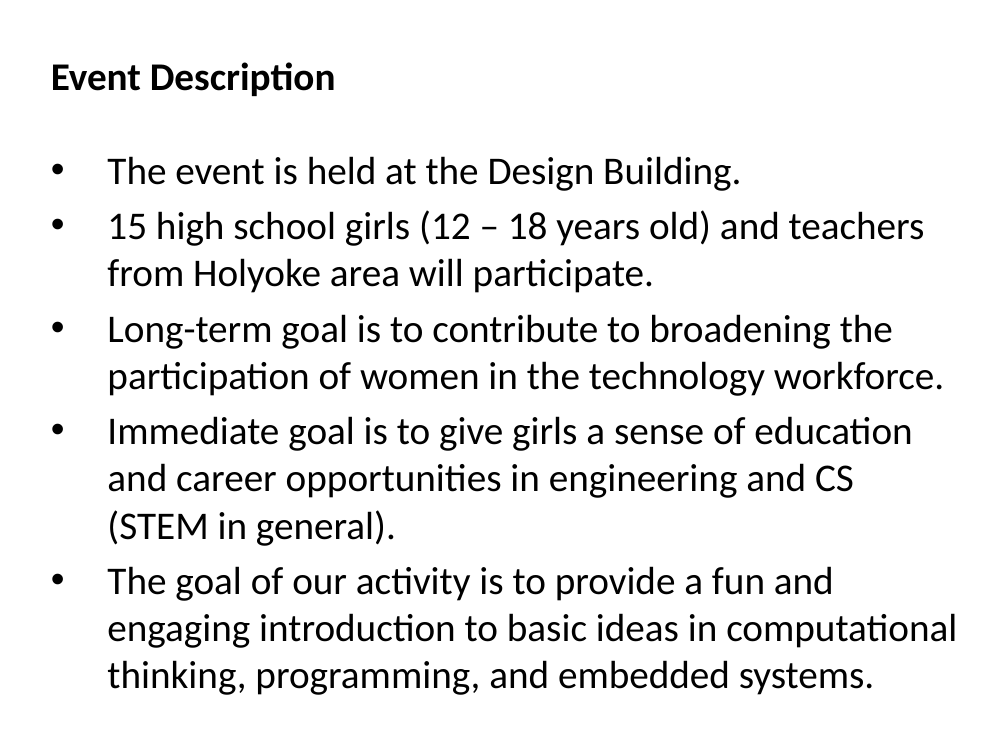
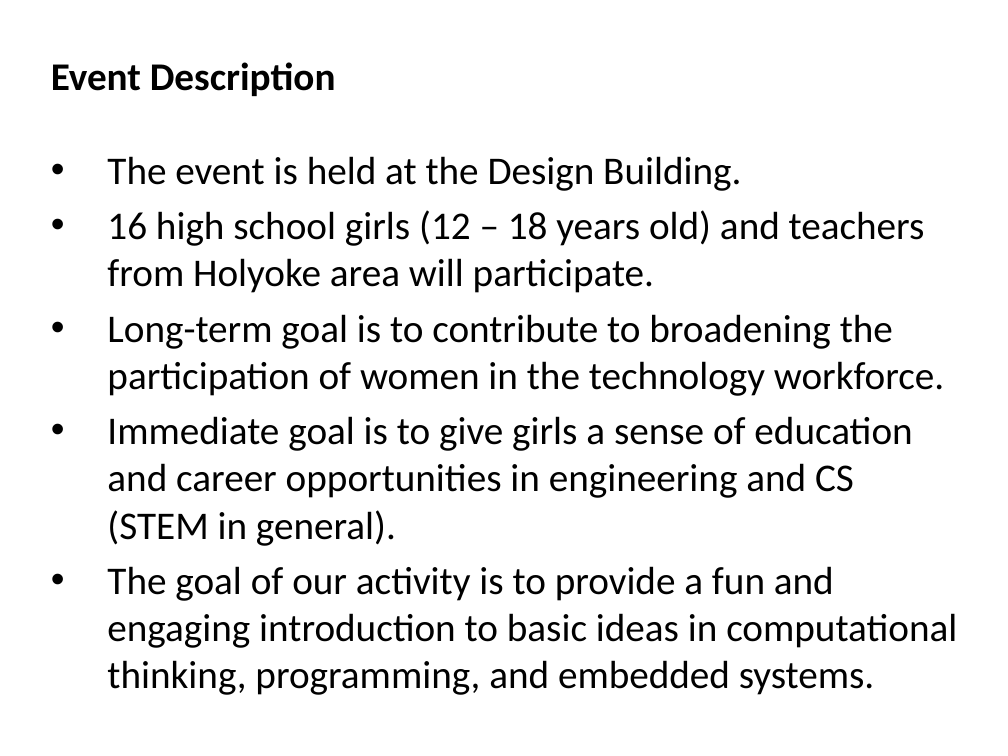
Before and after one commit to phillipa/LED-Programming-Workshop, a slide deck: slide 3 of GirlsInc Eureka 2018/Presentations/outreach-training.pptx. Drawn at 1008x756 pixels with LibreOffice and Linux fonts; fonts in the diff are those of the drawing. Boxes give left, top, right and bottom in pixels: in the first picture for what was removed or moved away, otherwise in the second. Text is boxed around its words. In the diff, an @@ line names an element or a change of style, - is before the commit and + after.

```diff
--- a/GirlsInc Eureka 2018/Presentations/outreach-training.pptx
+++ b/GirlsInc Eureka 2018/Presentations/outreach-training.pptx
@@ text at [107, 210, 925, 293]: text changed @@
-• 15 high school girls (12 – 18 years old) and teachers from Holyoke area will participate.
+• 16 high school girls (12 – 18 years old) and teachers from Holyoke area will participate.
```
Also in this commit, not shown: 5 other slides changed.
